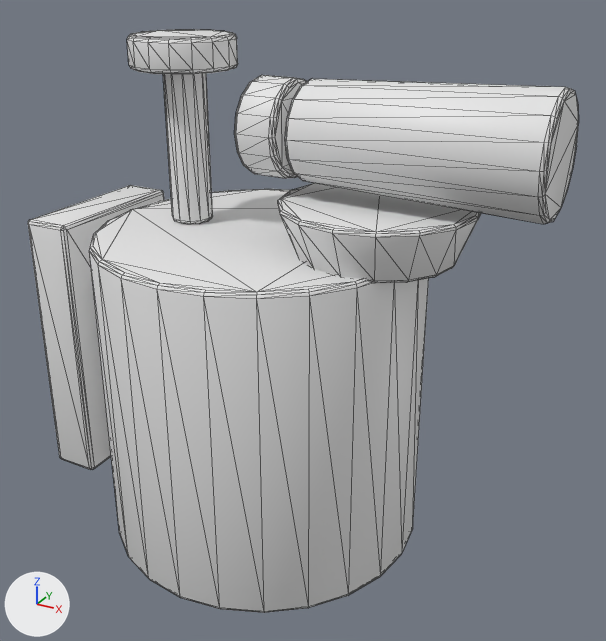
One commit to the glTF model assets/models/soviet/SM_PL64_Blowtorch.glb: the scene before it, then after it.
Both versions are drawn from a 50 mm camera at (0.202, -0.326, 0.282) aimed at (0.021, 0.002, 0.117). Lighting does not change. The marker at lower left points along +X, +Y and +Z. The first picture is the older version. Mesh edges are drawn as thin lines. Where no turn or scale is listed for an object, it has been applied to the vertices.

In view in the first picture: 'Pump_Rod_Knob', 'SM_PL64_Blowtorch', 'Valve_Wheel_Bakelite'.
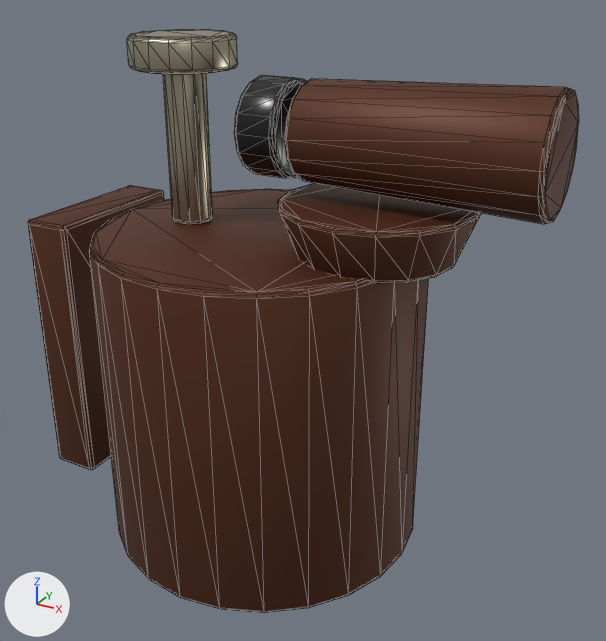
Boxes (x1, y1, x2, y2) around the edits, measured in the pictures (606 x 641 px):
'SM_PL64_Blowtorch', recoloured (white to brown)
    both: (28, 79, 579, 613)
'Pump_Rod_Knob', recoloured, surface changed (darker)
    both: (127, 29, 238, 224)
'Valve_Wheel_Bakelite', recoloured (darker)
    both: (234, 75, 307, 178)

The change, as a list of edits to the scene's bpy script:
```text
Change mat_m_steel_khaki:
    mat_m_steel_khaki.base_color: (0.8, 0.8, 0.8) -> (0.106, 0.0303, 0.0119)  # white #e7e7e7 -> brown #5c311c
Change mat_m_cadmium_steel:
    mat_m_cadmium_steel.base_color: (0.8, 0.8, 0.8) -> (0.47, 0.426, 0.311)  # white #e7e7e7 -> beige #b6af97
    mat_m_cadmium_steel.metallic: 0.0 -> 0.9
Change mat_m_carbolite_black:
    mat_m_carbolite_black.base_color: (0.8, 0.8, 0.8) -> (0.00456, 0.00412, 0.00503)  # white #e7e7e7 -> black #0e0d10
```
